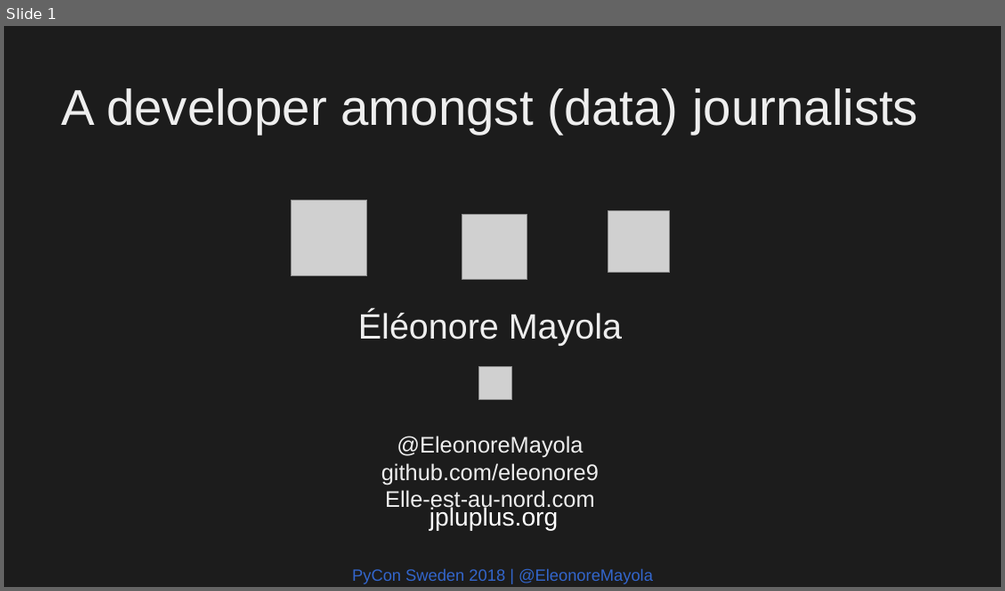
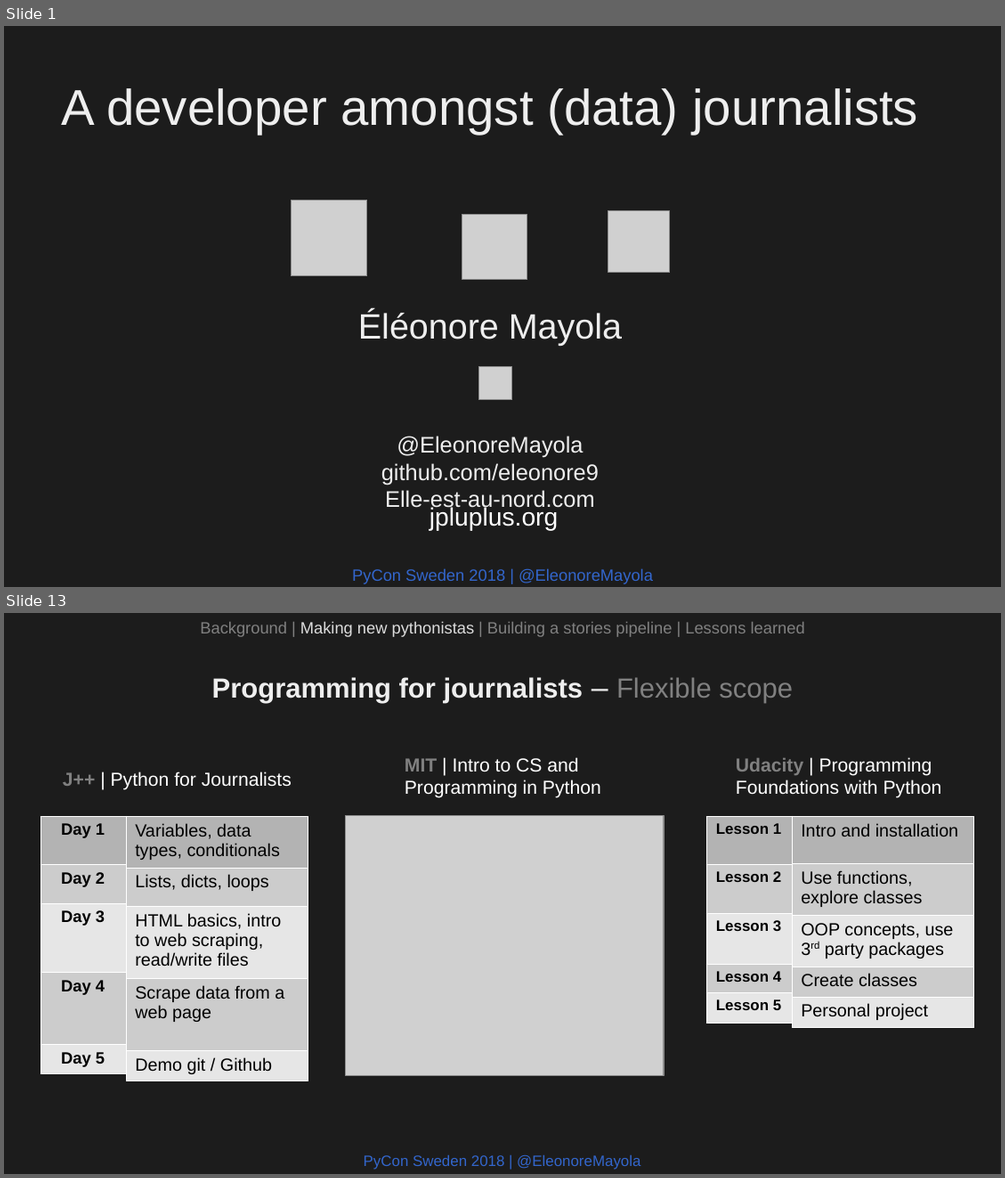
Before and after one commit to Eleonore9/-pyconse18, a slide deck: pyconse2018.odp. Shown one above the other, each under a label of ours: slide 1 before the commit, slides 1 and 13 after it; the slides between them are not shown. The pictures are 1005x591 and 1005x1178 pixels, drawn with LibreOffice and Linux fonts; fonts in the diff are those of the drawing; grey boxes stand for pictures. Boxes give left, top, right and bottom in pixels: in the first picture for what was removed or moved away, otherwise in the second. Text is boxed around its words. In the diff, an @@ line names an element or a change of style, - is before the commit and + after.

```diff
--- a/pyconse2018.odp
+++ b/pyconse2018.odp
@@ slide 13 added at (4, 613, 1001, 1174), background #1C1C1C @@
@@ text added at (200, 621, 805, 637), 13 pt, text #808080 @@
+Background | Making new pythonistas | Building a stories pipeline | Lessons learned
@@ text added at (212, 677, 793, 703), 22 pt, text #EEEEEE, bold @@
+Programming for journalists – Flexible scope
@@ text added at (63, 771, 291, 790), 15 pt, text #FFFFFF @@
+J++ | Python for Journalists
@@ text added at (404, 757, 601, 798), 15 pt, text #FFFFFF @@
+MIT | Intro to CS and Programming in Python
@@ text added at (736, 757, 942, 798), 15 pt, text #FFFFFF @@
+Udacity | Programming Foundations with Python
@@ table added at (40, 816, 125, 1072), 5 rows, 1 columns @@
+Day 1
+Day 2
+Day 3
+Day 4
+Day 5
@@ table added at (126, 816, 307, 1078), 5 rows, 1 columns @@
+Variables, data types, conditionals
+Lists, dicts, loops
+HTML basics, intro to web scraping, read/write files
+Scrape data from a web page
+Demo git / Github
@@ picture added at (346, 816, 663, 1075) @@
@@ table added at (706, 816, 791, 1022), 5 rows, 1 columns @@
+Lesson 1
+Lesson 2
+Lesson 3
+Lesson 4
+Lesson 5
@@ table added at (792, 816, 974, 1023), 5 rows, 1 columns @@
+Intro and installation
+Use functions, explore classes
+OOP concepts, use 3rd party packages
+Create classes
+Personal project
@@ text added at (364, 1154, 640, 1169), 12 pt, text #3366CC @@
+PyCon Sweden 2018 | @EleonoreMayola
```
Also in this commit, not shown: 21 slides changed, 4 other slides added, 6 slides removed, 4 other files.
